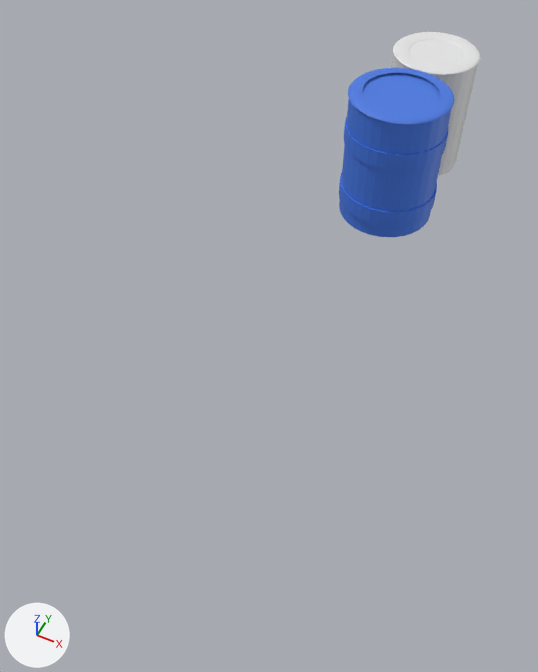
One commit to the Blender file untitled.blend: the scene before it, then after it.
Camera for both pictures: a 50 mm lens placed at (3.99, -3.73, 11.67), pointed at (-0.43, 5.12, 0.61). Every picture has the same lights, and +X, +Y and +Z are marked at lower left. The first picture is the older version.

In view in the first picture: 'Barrel 1', 'Barrel 1 Lid', 'Barrel 2', 'Barrel 2 Lid'.
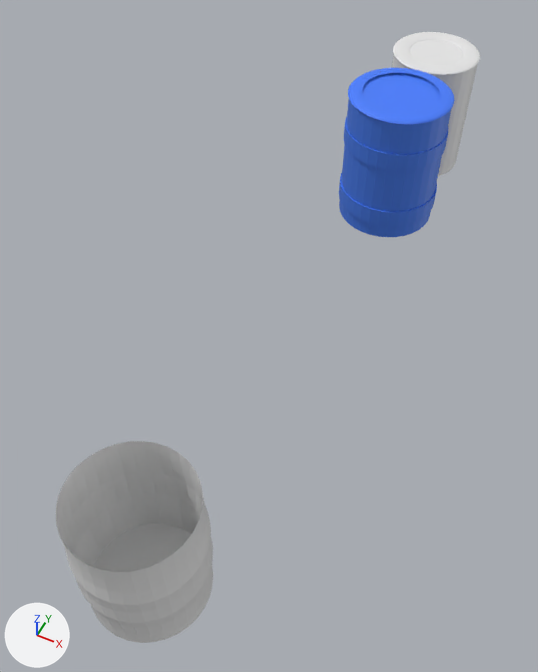
Commit message: Started on barrel 3

Where the change shows, as pixel boxes (x1, y1, x2, y2) in the pictures (538 x 672 px):
'Cylinder', added
    after: (56, 441, 213, 643)
'Barrel 2 Lid', recoloured
    both: (348, 68, 455, 125)

The change in detail:
Material 'Material.002' (mat_material_002) changes colour from blue #497ae2 to blue #447dff; in linear values from (0.0668, 0.194, 0.761) to (0.0582, 0.204, 1.0).
Mesh me_cylinder_004 is new.
It has 288 vertices, 257 faces and spans x -1.05..1.05, y -1.05..1.05, z -1.0..1.0.
Object 'Cylinder' (ob_cylinder) is new; it shows me_cylinder_004.
Its location is (0.0, 0.0, 1.28).
Its scale is (1.0, 1.0, 1.25).
